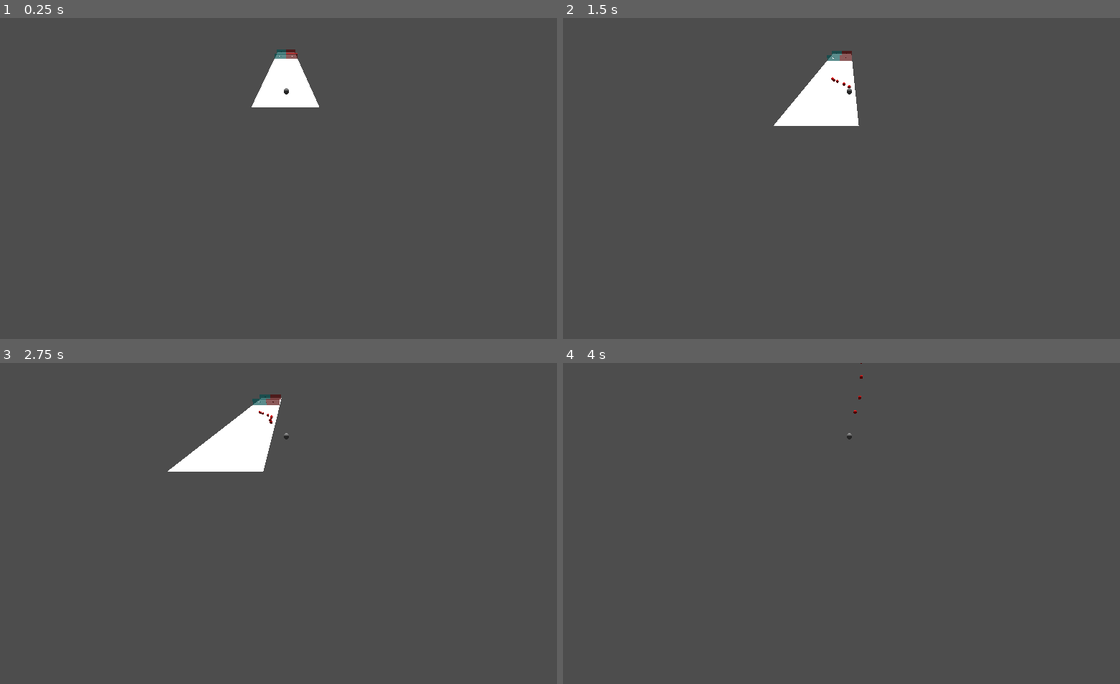
Above: before the commit, frames 1-4 (two rows, left to right).
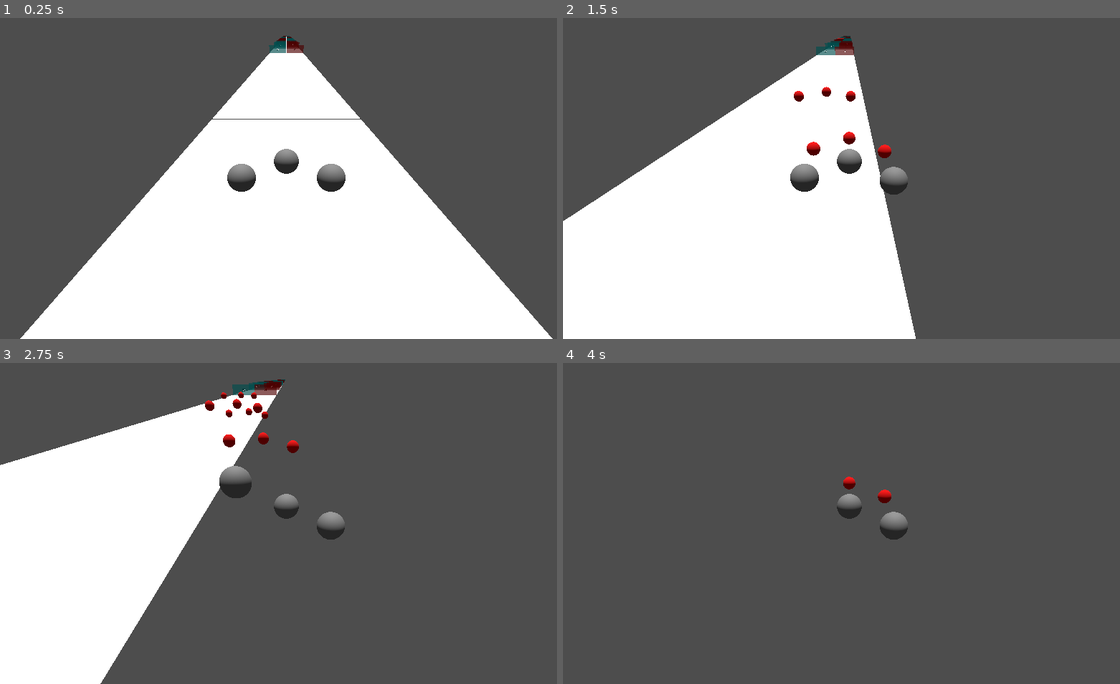
Above: after the commit, the same moments.

Repository: mintyZer0/MobileGame
Game: Godot game, scene res://Scenes/prototype.tscn
Same seed, same stepped clock (60 frames per second), same inputs: the game is played once before the commit and once after it.
Inputs:
- Up to frame 1 (0.25 s): no input
- Up to frame 2 (1.5 s): tap Enter (ui_accept) at 0.5, 0.6, 0.77, 1.07, 1.35 s; hold Right (ui_right) 0.53-1.28 s; hold Down (ui_down) from 1.28 s (still down)
- Up to frame 3 (2.75 s): tap Enter (ui_accept) at 1.52, 1.82, 2.1 s; release Down (ui_down) at 2.03 s; hold Right (ui_right) from 2.03 s (still down)
- Up to frame 4 (4 s): release Right (ui_right) at 2.78 s; hold Up (ui_up) 2.78-3.53 s; tap Enter (ui_accept) at 2.85, 3.02, 3.32, 3.6, 3.77 s; hold Left (ui_left) from 3.53 s (still down)

The runs differ from the first frame. In frame 1, 44% of the frame differs, in the area x 3-100%, y 5-100%; in frame 2, 38%; in frame 3, 27%; in frame 4, 0.7%.

Commit message:
Added three characters and autoshooting

Diff:
--- a/Characters/player.tscn
+++ b/Characters/player.tscn
@@ -17,3 +17,8 @@
 
 [node name="Marker3D" type="Marker3D" parent="."]
 transform = Transform3D(1, 0, 0, 0, 0.146169, 0.98926, 0, -0.98926, 0.146169, -0.00835598, 0, -2.28249)
+
+[node name="Timer" type="Timer" parent="."]
+autostart = true
+
+[connection signal="timeout" from="Timer" to="." method="_on_timer_timeout"]
--- /dev/null
+++ b/Scenes/level_1.tscn
@@ -0,0 +1,39 @@
+[gd_scene load_steps=10 format=3 uid="uid://bwodonfmofxpj"]
+
+[ext_resource type="PackedScene" uid="uid://dhh1lxdcsxet8" path="res://Characters/player.tscn" id="1_3c3qq"]
+[ext_resource type="Script" path="res://Scripts/level.gd" id="2_b7wf7"]
+[ext_resource type="PackedScene" uid="uid://c07c4udpgdl4m" path="res://Scenes/free_mod_1.tscn" id="3_y3lgf"]
+[ext_resource type="PackedScene" uid="uid://cxgjnqp2qkay5" path="res://Scenes/free_mod_2.tscn" id="4_pijuh"]
+[ext_resource type="PackedScene" uid="uid://p25djxmw6arr" path="res://Scenes/free_mod_3.tscn" id="5_ar4lg"]
+[ext_resource type="PackedScene" uid="uid://dmd6cao2inrvn" path="res://Scenes/left_pos_mod.tscn" id="6_538nt"]
+[ext_resource type="PackedScene" uid="uid://r7sr40gwr4bg" path="res://Scenes/right_pos_mod.tscn" id="7_rqb6f"]
+
+[sub_resource type="Sky" id="Sky_p36qk"]
+
+[sub_resource type="Environment" id="Environment_drowd"]
+sky = SubResource("Sky_p36qk")
+volumetric_fog_density = 0.03
+
+[node name="Prototype" type="Node3D"]
+
+[node name="Player" parent="." instance=ExtResource("1_3c3qq")]
+transform = Transform3D(-1, 0, 8.74228e-08, 0, 1, 0, -8.74228e-08, 0, -1, 0, 1.38233, 0)
+
+[node name="Camera3D" type="Camera3D" parent="Player"]
+transform = Transform3D(1, -2.70962e-08, -1.25385e-08, 2.94181e-08, 0.822502, 0.568763, -5.09831e-09, -0.568763, 0.822502, 4.93889e-07, 4.22373, 7.31712)
+
+[node name="Level" type="Node3D" parent="."]
+script = ExtResource("2_b7wf7")
+modules = Array[PackedScene]([ExtResource("3_y3lgf"), ExtResource("4_pijuh"), ExtResource("5_ar4lg"), ExtResource("6_538nt"), ExtResource("7_rqb6f")])
+
+[node name="DirectionalLight3D" type="DirectionalLight3D" parent="Level"]
+transform = Transform3D(1, 0, 0, 0, 0.258819, 0.965926, 0, -0.965926, 0.258819, 0, 7, 0)
+
+[node name="WorldEnvironment" type="WorldEnvironment" parent="Level"]
+environment = SubResource("Environment_drowd")
+
+[node name="Player2" parent="." instance=ExtResource("1_3c3qq")]
+transform = Transform3D(-1, 0, -8.74228e-08, 0, 1, 0, 8.74228e-08, 0, -1, 1.59, 1.382, -1.161)
+
+[node name="Player3" parent="." instance=ExtResource("1_3c3qq")]
+transform = Transform3D(-1, 0, -8.74228e-08, 0, 1, 0, 8.74228e-08, 0, -1, -1.59, 1.382, -1.16075)
--- a/Scenes/prototype.tscn
+++ b/Scenes/prototype.tscn
@@ -17,10 +17,10 @@
 [node name="Prototype" type="Node3D"]
 
 [node name="Player" parent="." instance=ExtResource("1_j82ul")]
-transform = Transform3D(-1, 0, 8.74228e-08, 0, 1, 0, -8.74228e-08, 0, -1, -0.0203713, 1.01629, -0.0981416)
+transform = Transform3D(-1, 0, 8.74228e-08, 0, 1, 0, -8.74228e-08, 0, -1, 0, 1.38233, 0)
 
 [node name="Camera3D" type="Camera3D" parent="Player"]
-transform = Transform3D(1, -2.70961e-08, -1.25385e-08, 2.94181e-08, 0.822502, 0.568763, -5.09831e-09, -0.568763, 0.822502, 3.31178e-06, 8.37635, 39.3206)
+transform = Transform3D(1, -2.70962e-08, -1.25385e-08, 2.94181e-08, 0.822502, 0.568763, -5.09831e-09, -0.568763, 0.822502, 4.93889e-07, 4.22373, 7.31712)
 
 [node name="Level" type="Node3D" parent="."]
 script = ExtResource("2_si23d")
@@ -31,3 +31,9 @@
 
 [node name="WorldEnvironment" type="WorldEnvironment" parent="Level"]
 environment = SubResource("Environment_drowd")
+
+[node name="Player2" parent="." instance=ExtResource("1_j82ul")]
+transform = Transform3D(-1, 0, -8.74228e-08, 0, 1, 0, 8.74228e-08, 0, -1, 1.59, 1.382, -1.161)
+
+[node name="Player3" parent="." instance=ExtResource("1_j82ul")]
+transform = Transform3D(-1, 0, -8.74228e-08, 0, 1, 0, 8.74228e-08, 0, -1, -1.59, 1.382, -1.16075)
--- a/Scripts/level.gd
+++ b/Scripts/level.gd
@@ -1,7 +1,7 @@
 extends Node3D
 
 @export var modules: Array[PackedScene] = []
-var amount = 20
+var amount = 100
 var rng = RandomNumberGenerator.new()
 var offset = 5
 
--- a/Scripts/player.gd
+++ b/Scripts/player.gd
@@ -1,15 +1,22 @@
 extends CharacterBody3D
+
+
+@onready var timer := $Timer
 
 
 const SPEED = 5.0
 const JUMP_VELOCITY = 4.5
 #Fireball Instance
 const FIREBALL = preload("res://Scenes/fireball.tscn")
+#Slime Projectile Interval
+@export var projInterval = 0.5
 
-#Fireball marker
+
 @onready var marker_3d = $Marker3D
+@onready var player = $"."
 
-@onready var player = $"."
+func _ready() -> void:
+	timer.wait_time = projInterval
 
 func _physics_process(delta: float) -> void:
 
@@ -17,11 +24,9 @@
 	if not is_on_floor():
 		velocity += get_gravity() * delta
 
-	if Input.is_action_just_pressed("ui_accept"):
-		_shoot_fireball()
 	# Handle jump.
-	#if Input.is_action_just_pressed("ui_accept") and is_on_floor():
-		#velocity.y = JUMP_VELOCITY
+	if Input.is_action_just_pressed("ui_accept") and is_on_floor():
+		velocity.y = JUMP_VELOCITY
 
 
 	# Get the input direction and handle the movement/deceleration.
@@ -40,3 +45,8 @@
 	var fireball_node = FIREBALL.instantiate()
 	get_parent().add_child(fireball_node)
 	fireball_node.global_position = marker_3d.global_position
+
+
+func _on_timer_timeout() -> void:
+	timer.wait_time = projInterval
+	_shoot_fireball()
